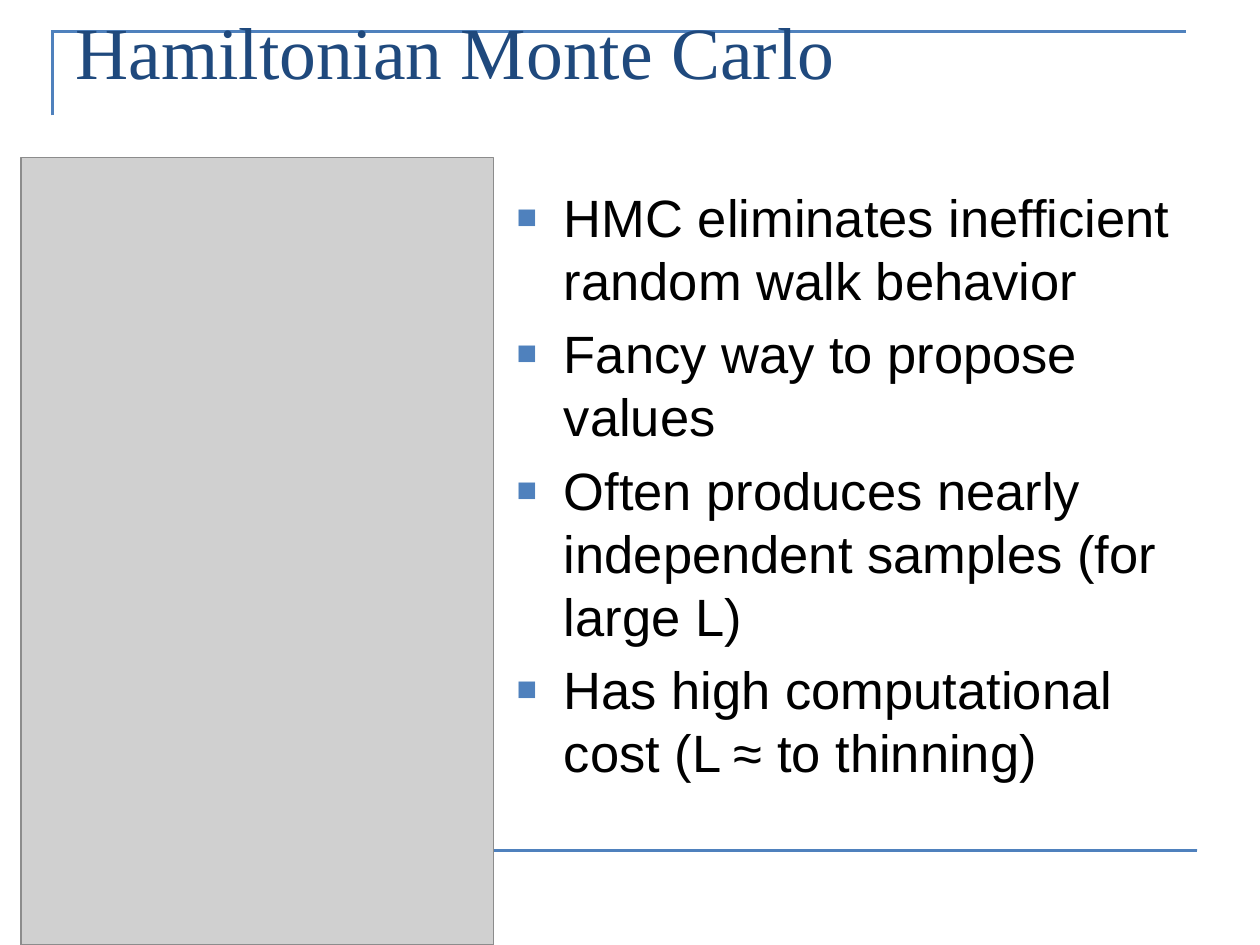
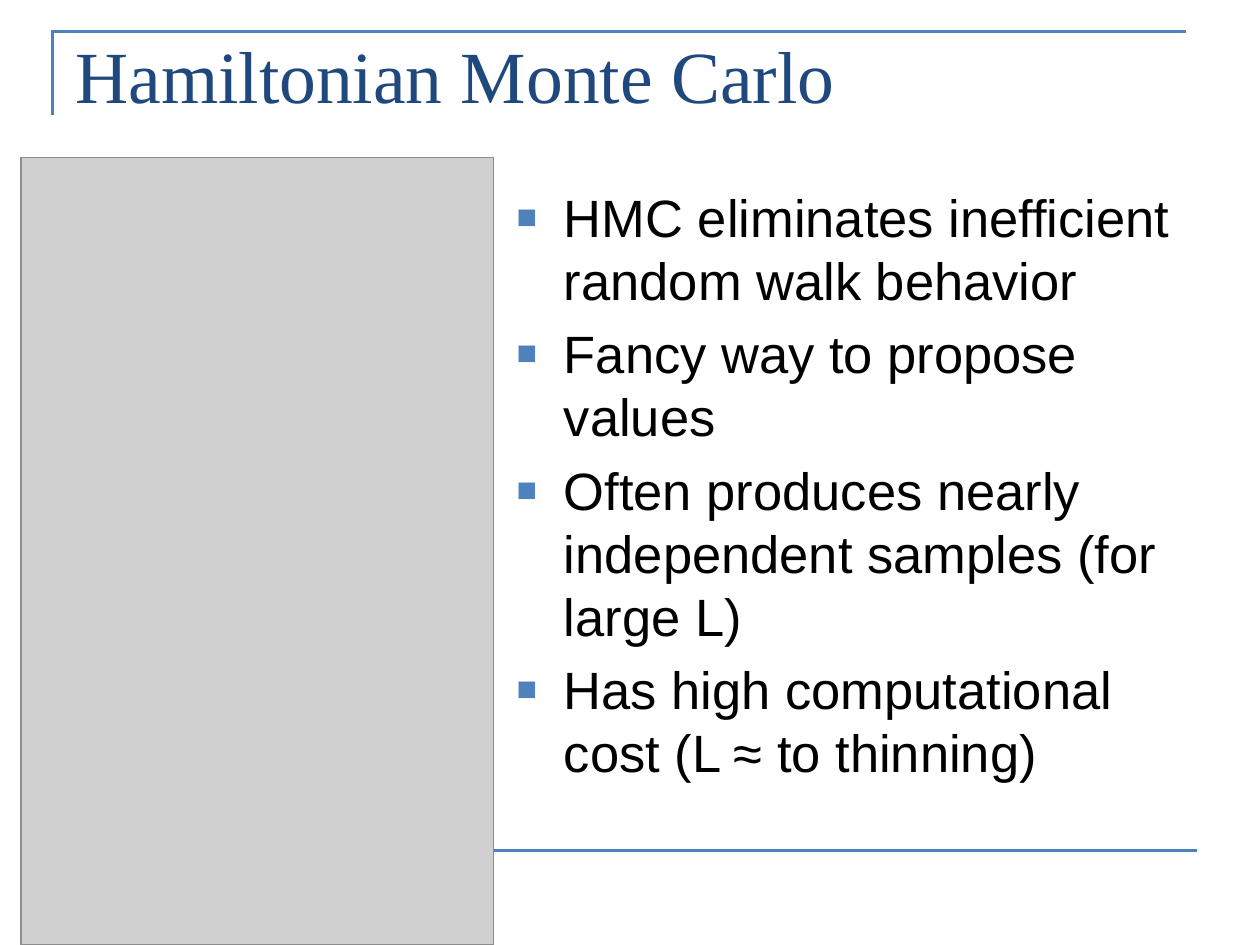
Before and after one commit to colemonnahan/bayes_workshop, a slide deck: slide 22 of dia5/lecture5_hmc.pptx (slide 26 before the commit). Drawn at 1260x945 pixels with LibreOffice and Linux fonts; fonts in the diff are those of the drawing; grey boxes stand for pictures. Boxes give left, top, right and bottom in pixels: in the first picture for what was removed or moved away, otherwise in the second. Text is boxed around its words. In the diff, an @@ line names an element or a change of style, - is before the commit and + after.

```diff
--- a/dia5/lecture5_hmc.pptx
+++ b/dia5/lecture5_hmc.pptx
@@ title "Hamiltonian Monte Carlo": place and size @@
-title "Hamiltonian Monte Carlo" at <box>76,28,834,80</box>
+title "Hamiltonian Monte Carlo" at <box>76,52,834,104</box>
```
Also in this commit, not shown: 12 other slides changed, 5 slides added, 8 slides removed, 9 other files.
